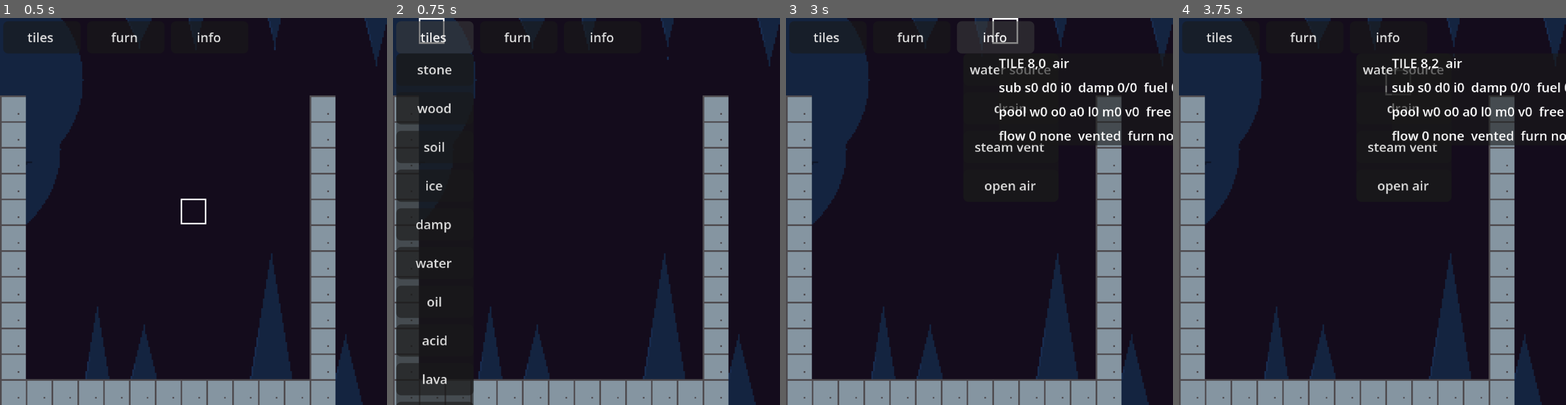
Above: before the commit, frames 1-4 (left to right).
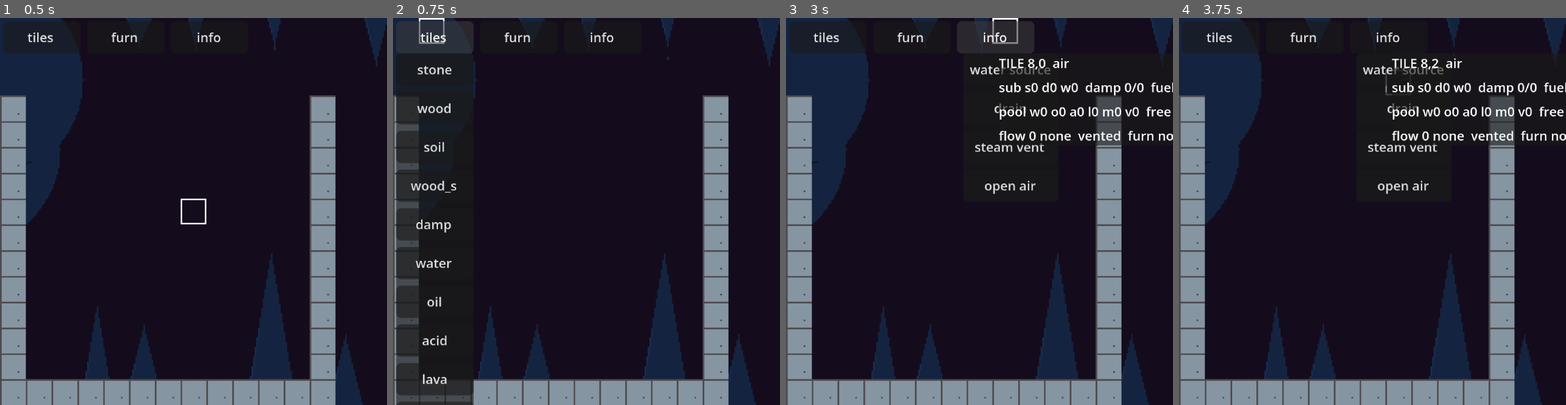
Above: after the commit, the same moments.

Repository: ssjmarx/witchgame
Game: Godot game, scene res://scenes/testing/test_editor.tscn
Same seed, same stepped clock (60 frames per second), same inputs: the game is played once before the commit and once after it. The project has no main scene, so this scene is started directly.
Inputs:
- Up to frame 1 (0.5 s): no input
- Up to frame 2 (0.75 s): click "tiles" at 0.5 s
- Up to frame 3 (3 s): click "stone" at 1.25 s; click "furn" at 2 s; click "info" at 2.75 s
- Up to frame 4 (3.75 s): click "water source" at 3.5 s

Frame 1 is identical in both runs. In frame 2, 0.1% of the frame differs, in the area x 4-17%, y 42-46%; in frame 3, 0.5%, in the area x 70-100%, y 16-20%; in frame 4, 0.5%.

Commit message:
type 2 is wood, preparing to retire full tile solids

Diff:
--- a/scripts/bridge/collision_mirror.gd
+++ b/scripts/bridge/collision_mirror.gd
@@ -74,7 +74,7 @@
 	var i := (cx >> 1) + (cy >> 1) * width
 	if TilePacket.FULL_SOLID[pk.get_terrain(i)]:
 		return true
-	var n := pk.stone_s[i] | pk.soil_s[i] | pk.ice_s[i]
+	var n := pk.stone_s[i] | pk.soil_s[i] | pk.wood_s[i]
 	var bit := 1 if (cy & 1) == 1 else 4   # bottom cells read BL/BR, top cells TL/TR
 	if (cx & 1) == 1:
 		bit <<= 1
--- a/scripts/sim/grid_sand.gd
+++ b/scripts/sim/grid_sand.gd
@@ -11,10 +11,10 @@
 const TL := 4
 const TR := 8
 
-# expanded-cell codes: 0 = empty, else TilePacket kind + 1 (K_STONE -> 1, K_SOIL -> 2, K_ICE -> 3)
+# expanded-cell codes: 0 = empty, else TilePacket kind + 1 (K_STONE -> 1, K_SOIL -> 2, K_WOOD -> 3)
 const EMPTY := 0
 
-# -- Parameter tables (indexed by TilePacket kind: K_STONE, K_SOIL, K_ICE) ----
+# -- Parameter tables (indexed by TilePacket kind: K_STONE, K_SOIL, K_WOOD) ----
 
 # vertical 8px steps per tick through open air (ruling: one step, all materials)
 const FALL: Array[int] = [1, 1, 1]
@@ -57,7 +57,7 @@
 func idx(x: int, y: int) -> int:
 	return y * width + x
 
-## Total loose-solid subtiles of one kind (K_STONE/K_SOIL/K_ICE) in the field -- the mass checksum.
+## Total loose-solid subtiles of one kind (K_STONE/K_SOIL/K_WOOD) in the field -- the mass checksum.
 func total(kind: int) -> int:
 	return pk.sub_total(kind)
 
@@ -66,7 +66,7 @@
 	for i in width * height:
 		pk.set_sub(i, TilePacket.K_STONE, 0)
 		pk.set_sub(i, TilePacket.K_SOIL, 0)
-		pk.set_sub(i, TilePacket.K_ICE, 0)
+		pk.set_sub(i, TilePacket.K_WOOD, 0)
 	tick_count = 0
 	_sub.fill(0)
 
@@ -239,7 +239,7 @@
 		return GridWater.FlowDir.NONE
 	return _flow_dir[idx(x, y)]
 
-## Book a tile crossing: export the arrival's flow mass, then hand off damp -- soil only (stone and ice hold none), an even share of the source …(167 unchanged characters)…
+## Book a tile crossing: export the arrival's flow mass, then hand off damp -- soil only (stone and wood hold none), an even share of the source …(167 unchanged characters)…
 @warning_ignore("integer_division")
 func _cross_tile(sx: int, sy: int, tx: int, ty: int, kind: int) -> void:
 	var src := idx(sx >> 1, sy >> 1)
@@ -269,7 +269,7 @@
 	if _sub[base + w2 + 1] == TilePacket.K_SOIL + 1: n += 1
 	return n
 
-## The sealed-chamber swap gate: the destination terrain mus …(197 unchanged characters)… its damp drinks the squeeze); stone and ice demand the exact fit.
+## The sealed-chamber swap gate: the destination terrain mus …(197 unchanged characters)… its damp drinks the squeeze); stone and wood demand the exact fit.
 func _swap_ok(sx: int, sy: int, tx: int, ty: int, kind: int) -> bool:
 	var src := idx(sx >> 1, sy >> 1)
 	var dst := idx(tx >> 1, ty >> 1)
--- a/scripts/sim/tile_packet.gd
+++ b/scripts/sim/tile_packet.gd
@@ -15,9 +15,9 @@
 const MAT_COUNT := 6
 
 ## Ledger rows. The first six line up with Mat; the three subtile rows
-## follow in column order (stone_s, soil_s, ice_s) == SUB_SINK order; FUEL
+## follow in column order (stone_s, soil_s, wood_s) == SUB_SINK order; FUEL
 ## closes the book (appended, never inserted -- row indices are arithmetic).
-enum Led { WATER, OIL, ACID, LAVA, SMOKE, STEAM, STONE_S, SOIL_S, ICE_S, DAMP, FUEL }
+enum Led { WATER, OIL, ACID, LAVA, SMOKE, STEAM, STONE_S, SOIL_S, WOOD_S, DAMP, FUEL }
 const LED_COUNT := 11
 
 ## Debug furniture (the editor lab, world.md §3): sources and sinks as room markers -- live during play, authored outside the play area in finished rooms.
@@ -34,7 +34,7 @@
 const SORT_RATE: Array[int] = [2, 2, 1, 1, 3, 8]          # <tune>
 
 ## Loose-subtile buoyancy through liquid, subtile-steps per tick, indexed by
-## column order [stone_s, soil_s, ice_s]. Negative = floats (ice floats).
+## column order [stone_s, soil_s, wood_s]. Negative = floats (wood rests buoyant until the weights system).
 const SUB_SINK: Array[int] = [2, 1, -1]                   # <tune>
 
 ## Per-material viscosity: throughput cap on every flow move (units per tick, per rule application). 255 = unthrottled, water-fast. The cap never changes an equilibrium -- only the pace of arriving -- and never binds for water (pool bytes cap at 255).
@@ -55,7 +55,7 @@
 # subtile kinds for get_sub/set_sub -- column order matches SUB_SINK
 const K_STONE := 0
 const K_SOIL := 1
-const K_ICE := 2
+const K_WOOD := 2
 
 const DAMP_PER_SUB := 32   # damp capacity per soil subtile (ruling: 1:1 with water and steam)
 const WOOD_DAMP_CAP := 64   # a wood tile holds damp flat -- half a full soil tile (128); render-darkens past half
@@ -69,7 +69,7 @@
 var terrain := PackedByteArray()
 var stone_s := PackedByteArray()
 var soil_s := PackedByteArray()
-var ice_s := PackedByteArray()
+var wood_s := PackedByteArray()
 
 var water := PackedByteArray()
 var oil := PackedByteArray()
@@ -98,7 +98,7 @@
 	terrain.resize(n)
 	stone_s.resize(n)
 	soil_s.resize(n)
-	ice_s.resize(n)
+	wood_s.resize(n)
 	water.resize(n)
 	oil.resize(n)
 	acid.resize(n)
@@ -120,7 +120,7 @@
 	terrain.fill(T.AIR)
 	stone_s.fill(0)
 	soil_s.fill(0)
-	ice_s.fill(0)
+	wood_s.fill(0)
 	water.fill(0)
 	oil.fill(0)
 	acid.fill(0)
@@ -165,12 +165,12 @@
 	terrain[i] = t
 	return true   # capacity is derived; nothing else to maintain
 
-## Subtile nibble at tile i; kind: 0 stone_s, 1 soil_s, 2 ice_s (matches SUB_SINK order).
+## Subtile nibble at tile i; kind: 0 stone_s, 1 soil_s, 2 wood_s (matches SUB_SINK order).
 func get_sub(i: int, kind: int) -> int:
 	match kind:
 		0: return stone_s[i]
 		1: return soil_s[i]
-		_: return ice_s[i]
+		_: return wood_s[i]
 
 ## Set a nibble column, book the popcount delta; returns the capacity deficit created (ejecting that overflow is the flow engine's job, world §3).
 func set_sub(i: int, kind: int, n: int) -> int:
@@ -181,7 +181,7 @@
 	match kind:
 		0: stone_s[i] = n
 		1: soil_s[i] = n
-		2: ice_s[i] = n
+		2: wood_s[i] = n
 	_book(Led.STONE_S + kind, POPCOUNT[n] - POPCOUNT[old])
 	# post-write: stranded damp drains with booking -- sim paths pre-carry it out, so this only catches tool writes (erase, brush, clear)
 	var cap := damp_capacity(i)
@@ -196,7 +196,7 @@
 func solid_capacity(i: int) -> int:
 	if FULL_SOLID[terrain[i]]:
 		return 0
-	return maxi(0, POOL_MAX - SUB_DISPLACE * (POPCOUNT[stone_s[i]] + POPCOUNT[soil_s[i]] + POPCOUNT[ice_s[i]]))
+	return maxi(0, POOL_MAX - SUB_DISPLACE * (POPCOUNT[stone_s[i]] + POPCOUNT[soil_s[i]] + POPCOUNT[wood_s[i]]))
 
 ## Full-solid terrain = 0, otherwise the solid capacity minus the actor claim -- the bridge's ejection target (world.md §4).
 func pool_capacity(i: int) -> int:
@@ -307,7 +307,7 @@
 			for v in steam: sum += v
 	return sum
 
-## Fresh popcount recount of one subtile column (kind: K_STONE/K_SOIL/K_ICE) -- the mass checksum.
+## Fresh popcount recount of one subtile column (kind: K_STONE/K_SOIL/K_WOOD) -- the mass checksum.
 func sub_total(kind: int) -> int:
 	var sum := 0
 	match kind:
@@ -316,7 +316,7 @@
 		K_SOIL:
 			for v in soil_s: sum += POPCOUNT[v]
 		_:
-			for v in ice_s: sum += POPCOUNT[v]
+			for v in wood_s: sum += POPCOUNT[v]
 	return sum
 
 ## Double-entry check: booked totals vs fresh recounts, plus the per-tile pool constraint. Called at the end of every tick.
@@ -331,16 +331,16 @@
 	for v in stone_s: s_stone += POPCOUNT[v]
 	var s_soil := 0
 	for v in soil_s: s_soil += POPCOUNT[v]
-	var s_ice := 0
-	for v in ice_s: s_ice += POPCOUNT[v]
+	var s_wood := 0
+	for v in wood_s: s_wood += POPCOUNT[v]
 	if s_stone != _booked[Led.STONE_S]:
 		push_error("ledger drift STONE_S: booked %d, counted %d" % [_booked[Led.STONE_S], s_stone])
 		ok = false
 	if s_soil != _booked[Led.SOIL_S]:
 		push_error("ledger drift SOIL_S: booked %d, counted %d" % [_booked[Led.SOIL_S], s_soil])
 		ok = false
-	if s_ice != _booked[Led.ICE_S]:
-		push_error("ledger drift ICE_S: booked %d, counted %d" % [_booked[Led.ICE_S], s_ice])
+	if s_wood != _booked[Led.WOOD_S]:
+		push_error("ledger drift WOOD_S: booked %d, counted %d" % [_booked[Led.WOOD_S], s_wood])
 		ok = false
 	var s_fuel := 0
 	for v in fuel: s_fuel += v
@@ -353,7 +353,7 @@
 		ok = false
 	for i in w * h:
 		# the four subtile cells are a shared budget across solid kinds -- two kinds may never claim one cell; fire bits ride above it, overlay by design
-		var overlap := POPCOUNT[stone_s[i]] + POPCOUNT[soil_s[i]] + POPCOUNT[ice_s[i]] - POPCOUNT[stone_s[i] | soil_s[i] | ice_s[i]]
+		var overlap := POPCOUNT[stone_s[i]] + POPCOUNT[soil_s[i]] + POPCOUNT[wood_s[i]] - POPCOUNT[stone_s[i] | soil_s[i] | wood_s[i]]
 		if overlap != 0:
 			var q := xy_of(i)
 			push_error("subtile overlap at %d,%d" % [q.x, q.y])
@@ -563,7 +563,7 @@
 		0: return terrain
 		1: return stone_s
 		2: return soil_s
-		3: return ice_s
+		3: return wood_s
 		4: return water
 		5: return oil
 		6: return acid
@@ -582,7 +582,7 @@
 		0: terrain = b
 		1: stone_s = b
 		2: soil_s = b
-		3: ice_s = b
+		3: wood_s = b
 		4: water = b
 		5: oil = b
 		6: acid = b
--- a/scripts/testing/test_editor.gd
+++ b/scripts/testing/test_editor.gd
@@ -11,7 +11,7 @@
 const DEFAULT_ROOM := 11       # the fresh-slot carve: 11 wide keeps every U-shell write in bounds
 const AMBIENCE_NAMES := ["blue", "red", "green", "yellow"]
 
-enum Tool { STONE, WOOD, SOIL, ICE, DAMP, WATER, OIL, ACID, LAVA, STEAM, SMOKE, SRC_WATER, DRAIN, SRC_STEAM, OPEN_AIR }
+enum Tool { STONE, WOOD, SOIL, WOOD_S, DAMP, WATER, OIL, ACID, LAVA, STEAM, SMOKE, SRC_WATER, DRAIN, SRC_STEAM, OPEN_AIR }
 
 var rooms: Array[Room] = []
 var renderers: Array[ElementRenderer] = []
@@ -142,7 +142,7 @@
 	super._erase_tile(t)
 	stone.packet.set_debug(stone.idx(t.x, t.y), TilePacket.DebugTile.NONE)
 
-## Lay one tool at the hover tile: solids and furniture refuse occupied ground, soil and ice lay one guarded subtile, liquids dose 255 through the tool path.
+## Lay one tool at the hover tile: solids and furniture refuse occupied ground, soil and wood_s lay one guarded subtile, liquids dose 255 through the tool path.
 func _apply_tool(t: Vector2i) -> bool:
 	var pk := stone.packet
 	var i := stone.idx(t.x, t.y)
@@ -157,8 +157,8 @@
 				return true
 		Tool.SOIL:
 			return _brush_guarded(pk, i, TilePacket.K_SOIL)
-		Tool.ICE:
-			return _brush_guarded(pk, i, TilePacket.K_ICE)
+		Tool.WOOD_S:
+			return _brush_guarded(pk, i, TilePacket.K_WOOD)
 		Tool.DAMP:
 			return pk.add_damp(i, 64) > 0
 		Tool.WATER:
@@ -267,7 +267,7 @@
 	menu_bar.position = Vector2(2, 2)
 	ui.add_child(menu_bar)
 	panels = [
-		_build_panel(0, [["stone", Tool.STONE], ["wood", Tool.WOOD], ["soil", Tool.SOIL], ["ice", Tool.ICE], ["damp", Tool.DAMP], ["water", Tool.WATER], ["oil", Tool.OIL], ["acid", Tool.ACID], ["lava", Tool.LAVA], ["steam", Tool.STEAM], ["smoke", Tool.SMOKE]]),
+		_build_panel(0, [["stone", Tool.STONE], ["wood", Tool.WOOD], ["soil", Tool.SOIL], ["wood_s", Tool.WOOD_S], ["damp", Tool.DAMP], ["water", Tool.WATER], ["oil", Tool.OIL], ["acid", Tool.ACID], ["lava", Tool.LAVA], ["steam", Tool.STEAM], ["smoke", Tool.SMOKE]]),
 		_build_panel(1, [["water source", Tool.SRC_WATER], ["drain", Tool.DRAIN], ["steam vent", Tool.SRC_STEAM], ["open air", Tool.OPEN_AIR]]),
 	]
 	var tiles := _chrome_button("tiles")
@@ -362,7 +362,7 @@
 	var pk := stone.packet
 	var i := stone.idx(t.x, t.y)
 	var txt := "TILE %d,%d  %s" % [t.x, t.y, GridStone.Terrain.keys()[pk.get_terrain(i)].to_lower()]
-	txt += "\nsub s%d d%d i%d  damp %d/%d  fuel %d  fire %d" % [pk.get_sub(i, TilePacket.K_STONE), pk.get_sub(i, TilePacket.K_SOIL), pk.get_sub(i, TilePacket.K_ICE), pk.get_damp(i), pk.damp_capacity(i), pk.get_fuel(i), pk.get_fire(i)]
+	txt += "\nsub s%d d%d w%d  damp %d/%d  fuel %d  fire %d" % [pk.get_sub(i, TilePacket.K_STONE), pk.get_sub(i, TilePacket.K_SOIL), pk.get_sub(i, TilePacket.K_WOOD), pk.get_damp(i), pk.damp_capacity(i), pk.get_fuel(i), pk.get_fire(i)]
 	txt += "\npool w%d o%d a%d l%d m%d v%d  free %d" % [pk.get_pool(i, TilePacket.Mat.WATER), pk.get_pool(i, TilePacket.Mat.OIL), pk.get_pool(i, TilePacket.Mat.ACID), pk.get_pool(i, TilePacket.Mat.LAVA), pk.get_pool(i, TilePacket.Mat.SMOKE), pk.get_pool(i, TilePacket.Mat.STEAM), pk.pool_free(i)]
 	txt += "\nflow %d %s  %s  furn %s" % [water.get_flow_mag(t.x, t.y), GridWater.FlowDir.keys()[water.get_flow_dir(t.x, t.y)].to_lower(), "sealed" if water.is_air_sealed(t.x, t.y) else "vented", TilePacket.DebugTile.keys()[pk.get_debug(i)].to_lower()]
 	inspect_label.text = txt
Not shown, changed: docs/PROJECT_MAP.md
Not shown, changed: docs/world.md
